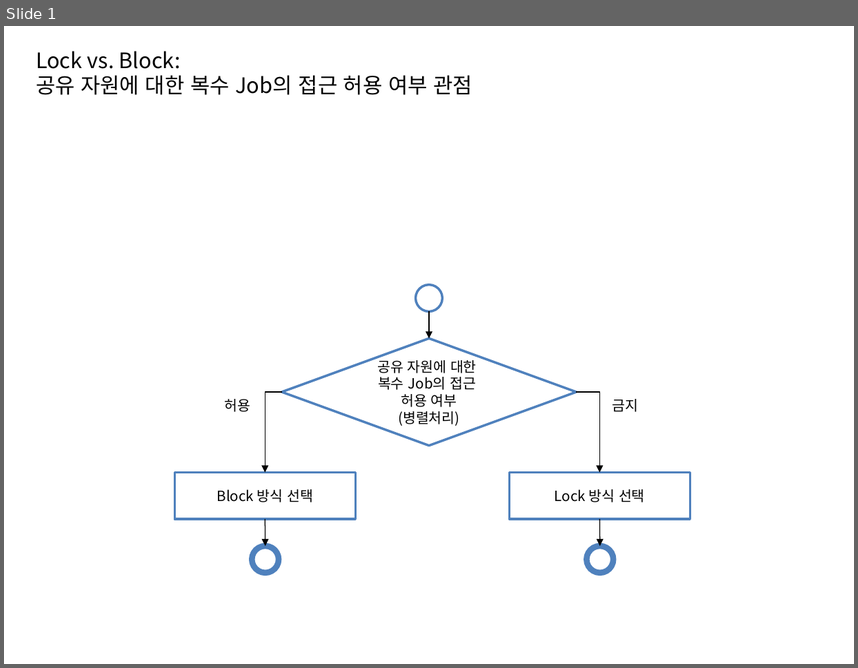
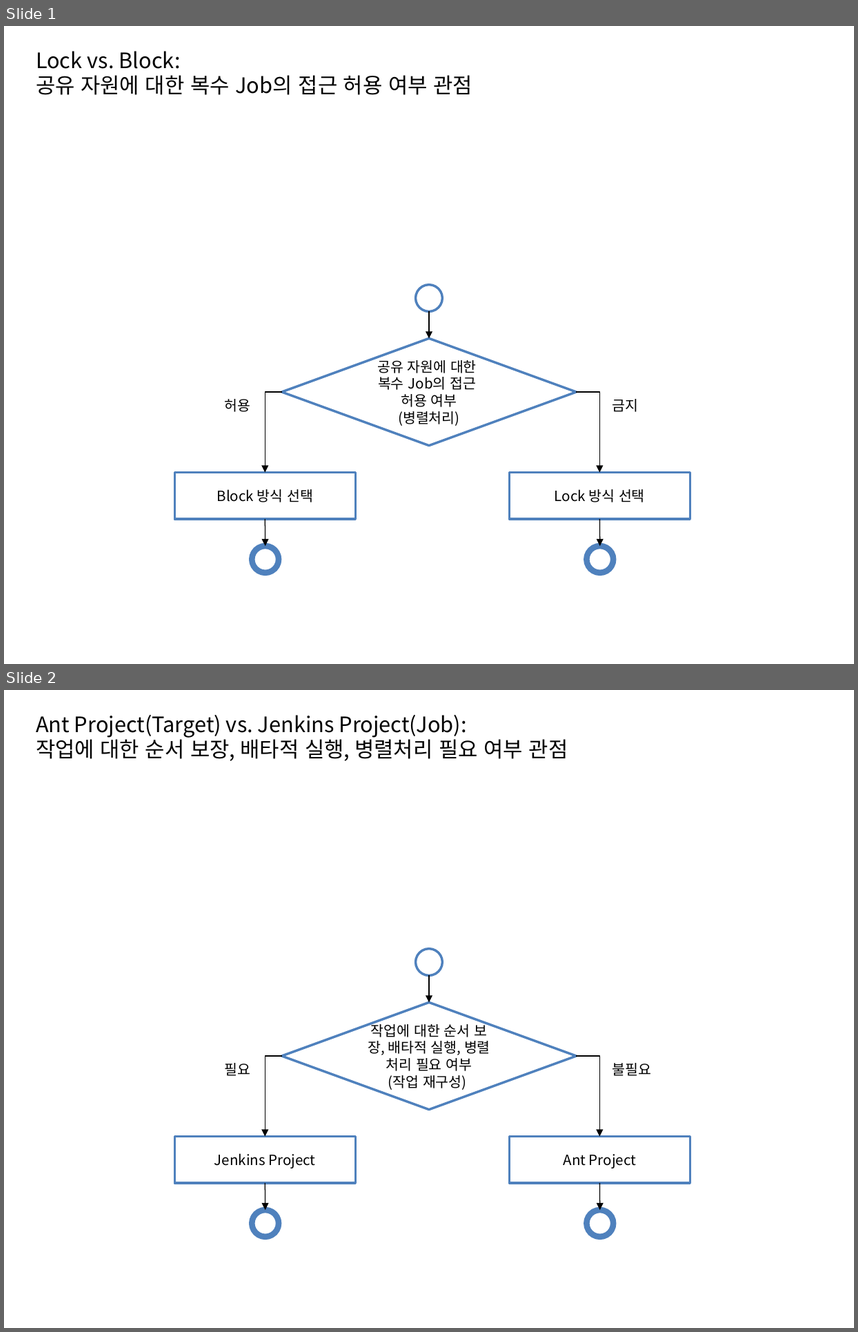
Before and after one commit to kwbaek/codelabor, a slide deck: documentation/draft/ci-environment/descision-making-flow-chart.pptx. Shown one above the other, each under a label of ours: slide 1 before the commit, slides 1 and 2 after it. The pictures are 858x668 and 858x1332 pixels, drawn with LibreOffice and Linux fonts; fonts in the diff are those of the drawing. Boxes give left, top, right and bottom in pixels: in the first picture for what was removed or moved away, otherwise in the second. Text is boxed around its words. In the diff, an @@ line names an element or a change of style, - is before the commit and + after.

```diff
--- a/documentation/draft/ci-environment/descision-making-flow-chart.pptx
+++ b/documentation/draft/ci-environment/descision-making-flow-chart.pptx
@@ slide 2 added at [4, 690, 854, 1328], background #FFFFFF @@
@@ text added at [36, 715, 568, 761], 18 pt, text #000000 @@
+Ant Project(Target) vs. Jenkins Project(Job):
+작업에 대한 순서 보장, 배타적 실행, 병렬처리 필요 여부 관점
@@ ellipse added at [415, 949, 441, 975], fill #FFFFFF, outline #4F81BD 2 pt @@
@@ arrow added from (429, 976) to (429, 1002), #000000 0.75 pt @@
@@ diamond added at [282, 1002, 576, 1109], fill #FFFFFF, outline #4F81BD 2 pt, 12 pt, text #000000 @@
+작업에 대한 순서 보장, 배타적 실행, 병렬 처리 필요 여부
+(작업 재구성)
@@ elbow arrow added from (282, 1056) to (265, 1136), #000000 0.75 pt @@
@@ elbow arrow added from (576, 1056) to (600, 1136), #000000 0.75 pt @@
@@ text added at [224, 1063, 250, 1076], 12 pt, text #000000 @@
+필요
@@ text added at [613, 1063, 652, 1076], 12 pt, text #000000 @@
+불필요
@@ rectangle added at [175, 1136, 356, 1183], fill #FFFFFF, outline #4F81BD 2 pt, 12 pt, text #000000 @@
+Jenkins Project
@@ rectangle added at [509, 1136, 690, 1183], fill #FFFFFF, outline #4F81BD 2 pt, 12 pt, text #000000 @@
+Ant Project
@@ arrow added from (265, 1183) to (265, 1210), #000000 0.75 pt @@
@@ arrow added from (600, 1183) to (600, 1210), #000000 0.75 pt @@
@@ ellipse added at [252, 1210, 279, 1236], fill #FFFFFF, outline #4F81BD 5 pt @@
@@ ellipse added at [586, 1210, 613, 1236], fill #FFFFFF, outline #4F81BD 5 pt @@
```
